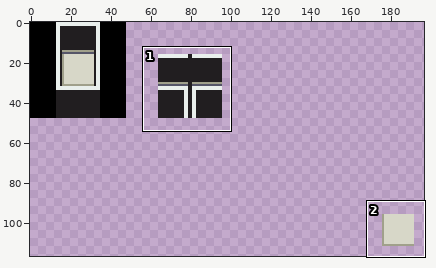
Pixel-art file: resources/images/sprites/walls.aseprite. Above: a wide view before the commit, with the close-up outlined.
Close-up. First the earlier version:
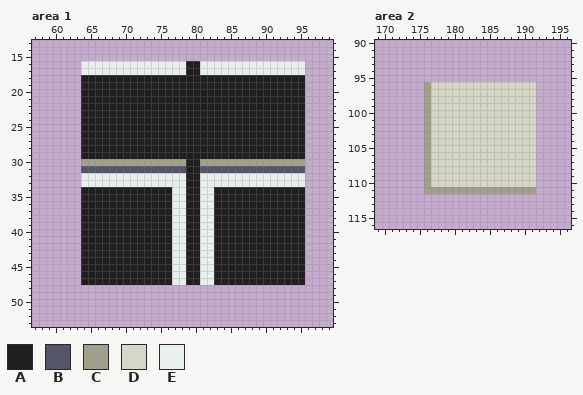
512x512 pixels, 1 frame. Shown: area 1: x 57..99, y 13..53; area 2: x 169..196, y 90..116. The wide view leaves out empty margins. The commit also changed other parts of the picture, which this record leaves out.
Palette (. is transparent): A #211e20  B #555568  C #a0a08b  D #d7d7c8  E #e9efec
After:
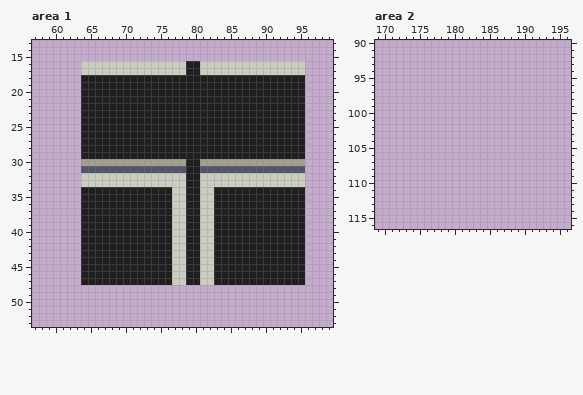
Changes in this commit:
colour E: #e9efec -> #cacdc2
Area 2, layer "Walls":
y 96..110: x 176..191 CDDDDDDDDDDDDDDD -> ................
y 111: x 176..191 CCCCCCCCCCCCCCCC -> ................
Changed places in both close-ups, as pixel boxes (x1, y1, x2, y2):
changed: (81, 61, 305, 75)
changed: (81, 173, 305, 285)
erased: (424, 82, 536, 194)
